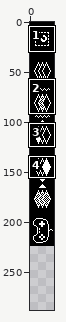
A sprite sheet gets an edit: images/oled/layers.png. Above: a wide view before the commit, with the close-up outlined.
Close-up. Before the edit:
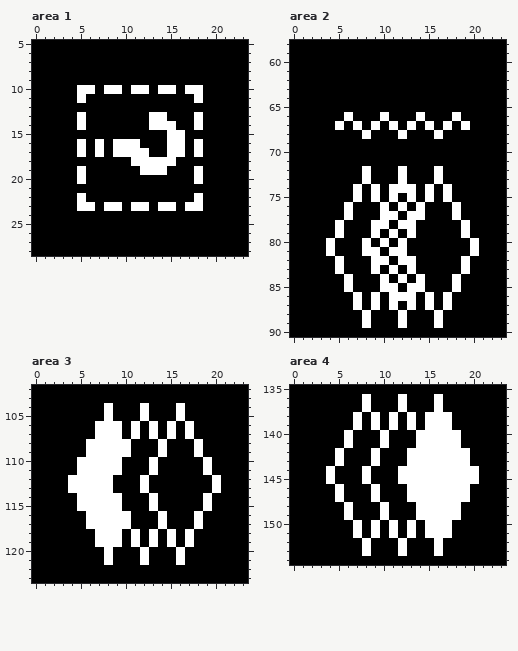
The file is 24x224 pixels. Shown: area 1: x 0..23, y 5..28; area 2: x 0..23, y 58..90; area 3: x 0..23, y 102..123; area 4: x 0..23, y 135..154. The old version is drawn lined up with the new one, on the new canvas. The commit also changed other parts of the picture, which this record leaves out.
Now the later version:
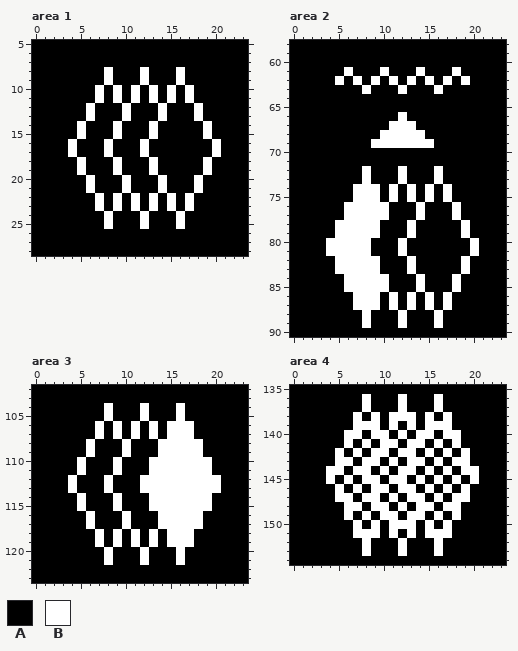
Palette (. is transparent): A #000000  B #ffffff
From old to new:
canvas 24x224 -> 24x288
--- area 1
@@ x 0..23 @@
  7 AAAAAAAAAAAAAAAAAAAAAAAA
- 8 AAAAAAAAAAAAAAAAAAAAAAAA
- 9 AAAAAAAAAAAAAAAAAAAAAAAA
-10 AAAAABBABBABBABBABBAAAAA
-11 AAAAABAAAAAAAAAAAABAAAAA
-12 AAAAAAAAAAAAAAAAAAAAAAAA
-13 AAAAABAAAAAAABBAAABAAAAA
-14 AAAAABAAAAAAABBBAABAAAAA
-15 AAAAAAAAAAAAAAABBAAAAAAA
-16 AAAAABABABBBAAABBABAAAAA
-17 AAAAABABABBBBAABBABAAAAA
-18 AAAAAAAAAAABBBBBAAAAAAAA
-19 AAAAABAAAAAABBBAAABAAAAA
-20 AAAAABAAAAAAAAAAAABAAAAA
-21 AAAAAAAAAAAAAAAAAAAAAAAA
-22 AAAAABAAAAAAAAAAAABAAAAA
-23 AAAAABBABBABBABBABBAAAAA
-24 AAAAAAAAAAAAAAAAAAAAAAAA
-25 AAAAAAAAAAAAAAAAAAAAAAAA
+ 8 AAAAAAAABAAABAAABAAAAAAA
+ 9 AAAAAAAABAAABAAABAAAAAAA
+10 AAAAAAABABABABABABAAAAAA
+11 AAAAAAABABABABABABAAAAAA
+12 AAAAAABAAABAAABAAABAAAAA
+13 AAAAAABAAABAAABAAABAAAAA
+14 AAAAABAAABAAABAAAAABAAAA
+15 AAAAABAAABAAABAAAAABAAAA
+16 AAAABAAABAAABAAAAAAABAAA
+17 AAAABAAABAAABAAAAAAABAAA
+18 AAAAABAAABAAABAAAAABAAAA
+19 AAAAABAAABAAABAAAAABAAAA
+20 AAAAAABAAABAAABAAABAAAAA
+21 AAAAAABAAABAAABAAABAAAAA
+22 AAAAAAABABABABABABAAAAAA
+23 AAAAAAABABABABABABAAAAAA
+24 AAAAAAAABAAABAAABAAAAAAA
+25 AAAAAAAABAAABAAABAAAAAAA
 26 AAAAAAAAAAAAAAAAAAAAAAAA
--- area 2
@@ x 0..23 @@
 60 AAAAAAAAAAAAAAAAAAAAAAAA
-61 AAAAAAAAAAAAAAAAAAAAAAAA
-62 AAAAAAAAAAAAAAAAAAAAAAAA
-63 AAAAAAAAAAAAAAAAAAAAAAAA
+61 AAAAAABAAABAAABAAABAAAAA
+62 AAAAABABABABABABABABAAAA
+63 AAAAAAAABAAABAAABAAAAAAA
 64 AAAAAAAAAAAAAAAAAAAAAAAA
 65 AAAAAAAAAAAAAAAAAAAAAAAA
-66 AAAAAABAAABAAABAAABAAAAA
-67 AAAAABABABABABABABABAAAA
-68 AAAAAAAABAAABAAABAAAAAAA
-69 AAAAAAAAAAAAAAAAAAAAAAAA
+66 AAAAAAAAAAAABAAAAAAAAAAA
+67 AAAAAAAAAAABBBAAAAAAAAAA
+68 AAAAAAAAAABBBBBAAAAAAAAA
+69 AAAAAAAAABBBBBBBAAAAAAAA
 70 AAAAAAAAAAAAAAAAAAAAAAAA
@@ x 3..15 @@
 73 AAAAABAAABAAA
-74 AAAABABABBBAB
-75 AAAABABABABAB
-76 AAABAAABABABA
-77 AAABAAABBABBA
-78 AABAAABBABBAA
-79 AABAAABABABAA
-80 ABAAABABABAAA
-81 ABAAABBABBAAA
-82 AABAAABBABBAA
-83 AABAAABABABAA
-84 AAABAAABABABA
-85 AAABAAABBABBA
-86 AAAABABABBBAB
-87 AAAABABABABAB
+74 AAAABBBABABAB
+75 AAAABBBABABAB
+76 AAABBBBBAAABA
+77 AAABBBBBAAABA
+78 AABBBBBAAABAA
+79 AABBBBBAAABAA
+80 ABBBBBAAABAAA
+81 ABBBBBAAABAAA
+82 AABBBBBAAABAA
+83 AABBBBBAAABAA
+84 AAABBBBBAAABA
+85 AAABBBBBAAABA
+86 AAAABBBABABAB
+87 AAAABBBABABAB
 88 AAAAABAAABAAA
--- area 3
@@ x 0..23 @@
 105 AAAAAAAABAAABAAABAAAAAAA
-106 AAAAAAABBBABABABABAAAAAA
-107 AAAAAAABBBABABABABAAAAAA
-108 AAAAAABBBBBAAABAAABAAAAA
-109 AAAAAABBBBBAAABAAABAAAAA
-110 AAAAABBBBBAAABAAAAABAAAA
-111 AAAAABBBBBAAABAAAAABAAAA
-112 AAAABBBBBAAABAAAAAAABAAA
-113 AAAABBBBBAAABAAAAAAABAAA
-114 AAAAABBBBBAAABAAAAABAAAA
-115 AAAAABBBBBAAABAAAAABAAAA
-116 AAAAAABBBBBAAABAAABAAAAA
-117 AAAAAABBBBBAAABAAABAAAAA
-118 AAAAAAABBBABABABABAAAAAA
-119 AAAAAAABBBABABABABAAAAAA
+106 AAAAAAABABABABABBBAAAAAA
+107 AAAAAAABABABABABBBAAAAAA
+108 AAAAAABAAABAAABBBBBAAAAA
+109 AAAAAABAAABAAABBBBBAAAAA
+110 AAAAABAAABAAABBBBBBBAAAA
+111 AAAAABAAABAAABBBBBBBAAAA
+112 AAAABAAABAAABBBBBBBBBAAA
+113 AAAABAAABAAABBBBBBBBBAAA
+114 AAAAABAAABAAABBBBBBBAAAA
+115 AAAAABAAABAAABBBBBBBAAAA
+116 AAAAAABAAABAAABBBBBAAAAA
+117 AAAAAABAAABAAABBBBBAAAAA
+118 AAAAAAABABABABABBBAAAAAA
+119 AAAAAAABABABABABBBAAAAAA
 120 AAAAAAAABAAABAAABAAAAAAA
--- area 4
@@ x 0..23 @@
 137 AAAAAAAABAAABAAABAAAAAAA
-138 AAAAAAABABABABABBBAAAAAA
-139 AAAAAAABABABABABBBAAAAAA
-140 AAAAAABAAABAAABBBBBAAAAA
-141 AAAAAABAAABAAABBBBBAAAAA
-142 AAAAABAAABAAABBBBBBBAAAA
-143 AAAAABAAABAAABBBBBBBAAAA
-144 AAAABAAABAAABBBBBBBBBAAA
-145 AAAABAAABAAABBBBBBBBBAAA
-146 AAAAABAAABAAABBBBBBBAAAA
-147 AAAAABAAABAAABBBBBBBAAAA
-148 AAAAAABAAABAAABBBBBAAAAA
-149 AAAAAABAAABAAABBBBBAAAAA
-150 AAAAAAABABABABABBBAAAAAA
-151 AAAAAAABABABABABBBAAAAAA
+138 AAAAAAABABABBBABABAAAAAA
+139 AAAAAAABBBABABABBBAAAAAA
+140 AAAAAABBABBABABBABBAAAAA
+141 AAAAAABABABBABBABABAAAAA
+142 AAAAABABABBABBABABABAAAA
+143 AAAAABBABBABABBABABBAAAA
+144 AAAABBABBABABBABABABBAAA
+145 AAAABABABBABBABABABABAAA
+146 AAAAABABABBABBABABABAAAA
+147 AAAAABBABBABABBABABBAAAA
+148 AAAAAABBABBABABBABBAAAAA
+149 AAAAAABABABBABBABABAAAAA
+150 AAAAAAABABABBBABABAAAAAA
+151 AAAAAAABBBABABABBBAAAAAA
 152 AAAAAAAABAAABAAABAAAAAAA
